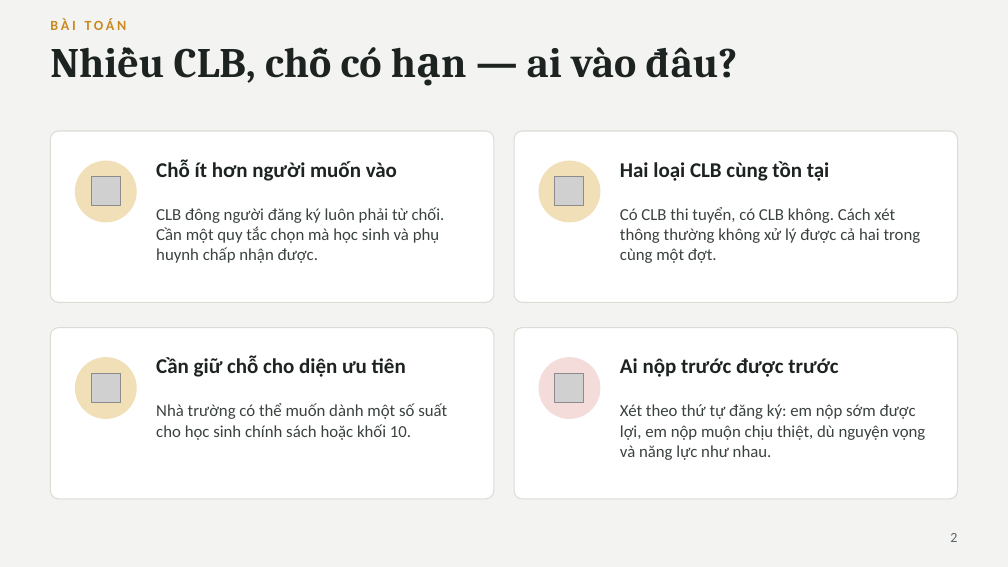
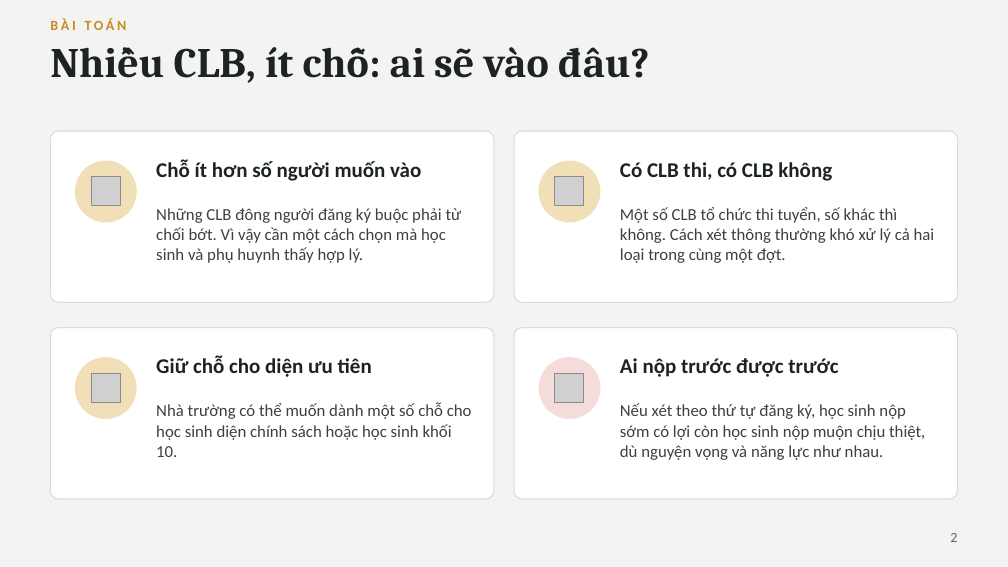
Before and after one commit to nguyenphanvantruong6969-arch/rbda-kiosk, a slide deck: slide 2 of TRINH_BAY_BAN_GIAM_HIEU.pptx. Drawn at 1008x567 pixels with LibreOffice and Linux fonts; fonts in the diff are those of the drawing; grey boxes stand for pictures. Boxes give left, top, right and bottom in pixels: in the first picture for what was removed or moved away, otherwise in the second. Text is boxed around its words. In the diff, an @@ line names an element or a change of style, - is before the commit and + after.

```diff
--- a/TRINH_BAY_BAN_GIAM_HIEU.pptx
+++ b/TRINH_BAY_BAN_GIAM_HIEU.pptx
@@ text at [174,47,650,83]: text changed @@
-Nhiều CLB, chỗ có hạn — ai vào đâu?
+Nhiều CLB, ít chỗ: ai sẽ vào đâu?
@@ text at [156,159,421,181]: text changed @@
-Chỗ ít hơn người muốn vào
+Chỗ ít hơn số người muốn vào
@@ text at [620,162,832,181]: text changed @@
-Hai loại CLB cùng tồn tại
+Có CLB thi, có CLB không
@@ text at [156,208,462,263]: text changed @@
-CLB đông người đăng ký luôn phải từ chối. Cần một quy tắc chọn mà học sinh và phụ huynh chấp nhận được.
+Những CLB đông người đăng ký buộc phải từ chối bớt. Vì vậy cần một cách chọn mà học sinh và phụ huynh thấy hợp lý.
@@ text at [620,207,935,263]: text changed @@
-Có CLB thi tuyển, có CLB không. Cách xét thông thường không xử lý được cả hai trong cùng một đợt.
+Một số CLB tổ chức thi tuyển, số khác thì không. Cách xét thông thường khó xử lý cả hai loại trong cùng một đợt.
@@ text at [156,356,372,377]: text changed @@
-Cần giữ chỗ cho diện ưu tiên
+Giữ chỗ cho diện ưu tiên
@@ text at [156,403,472,457]: text changed @@
-Nhà trường có thể muốn dành một số suất cho học sinh chính sách hoặc khối 10.
+Nhà trường có thể muốn dành một số chỗ cho học sinh diện chính sách hoặc học sinh khối 10.
@@ text at [620,403,925,460]: text changed @@
-Xét theo thứ tự đăng ký: em nộp sớm được lợi, em nộp muộn chịu thiệt, dù nguyện vọng và năng lực như nhau.
+Nếu xét theo thứ tự đăng ký, học sinh nộp sớm có lợi còn học sinh nộp muộn chịu thiệt, dù nguyện vọng và năng lực như nhau.
```
Also in this commit, not shown: 10 other slides changed.
